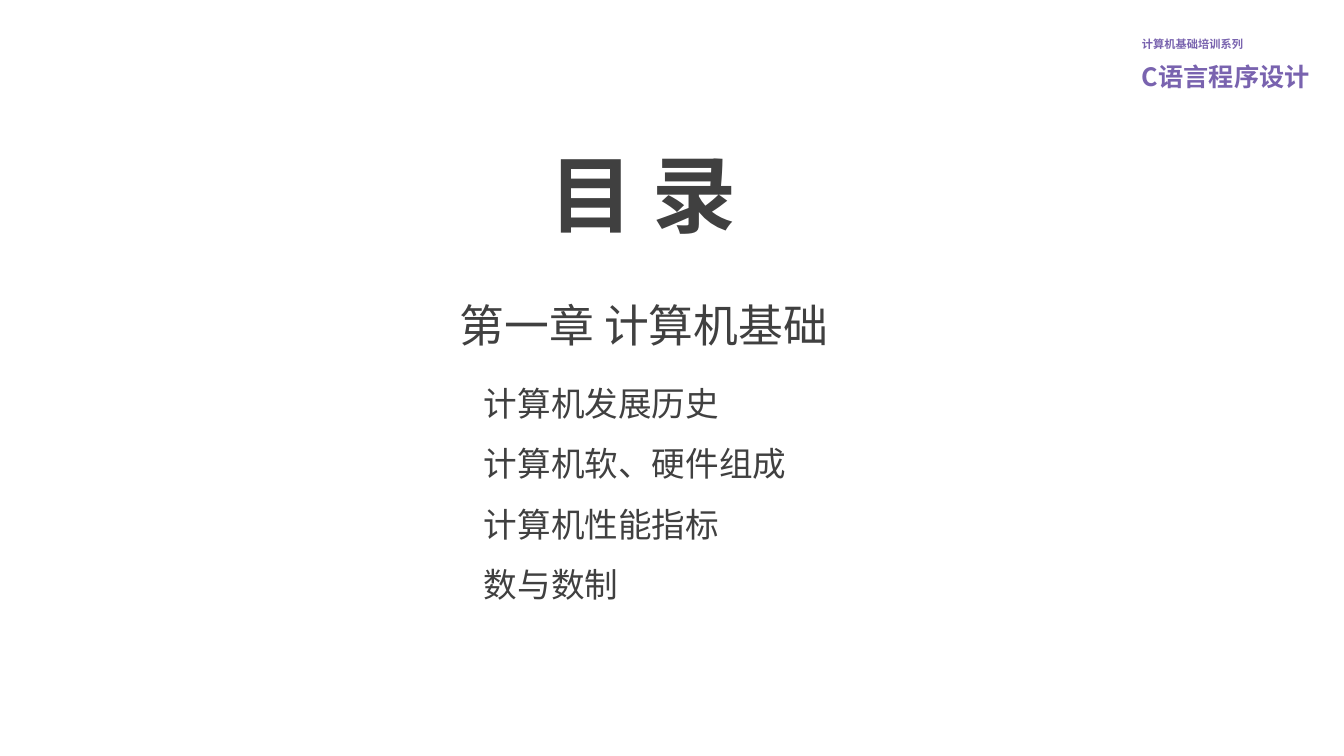
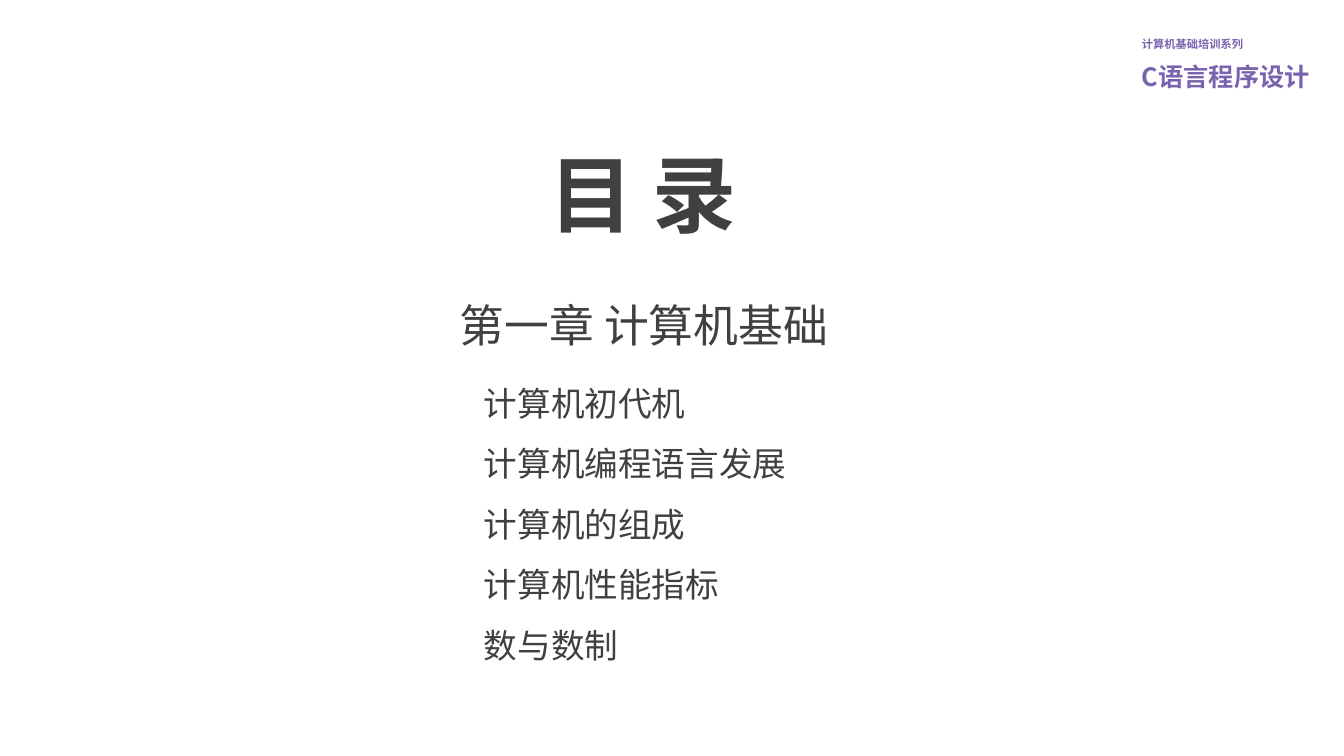
Before and after one commit to lovegce/training-courseware, a slide deck: slide 2 of C语言程序设计.pptx. Drawn at 1344x756 pixels with LibreOffice and Linux fonts; fonts in the diff are those of the drawing; background and template pictures are left out. Boxes give left, top, right and bottom in pixels: in the first picture for what was removed or moved away, otherwise in the second. Text is boxed around its words. In the diff, an @@ line names an element or a change of style, - is before the commit and + after.

Commit message:
添加计算机语言发展、计算机组成、性能指标、数制及运算

```diff
--- a/C语言程序设计.pptx
+++ b/C语言程序设计.pptx
@@ text at (484,387,786,540): text changed @@
-1. 计算机发展历史
-2. 计算机软、硬件组成
+1. 计算机初代机
+2. 计算机编程语言发展
+3. 计算机的组成
```
Also in this commit, not shown: 3 other slides changed, 13 slides added, 4 other files.
